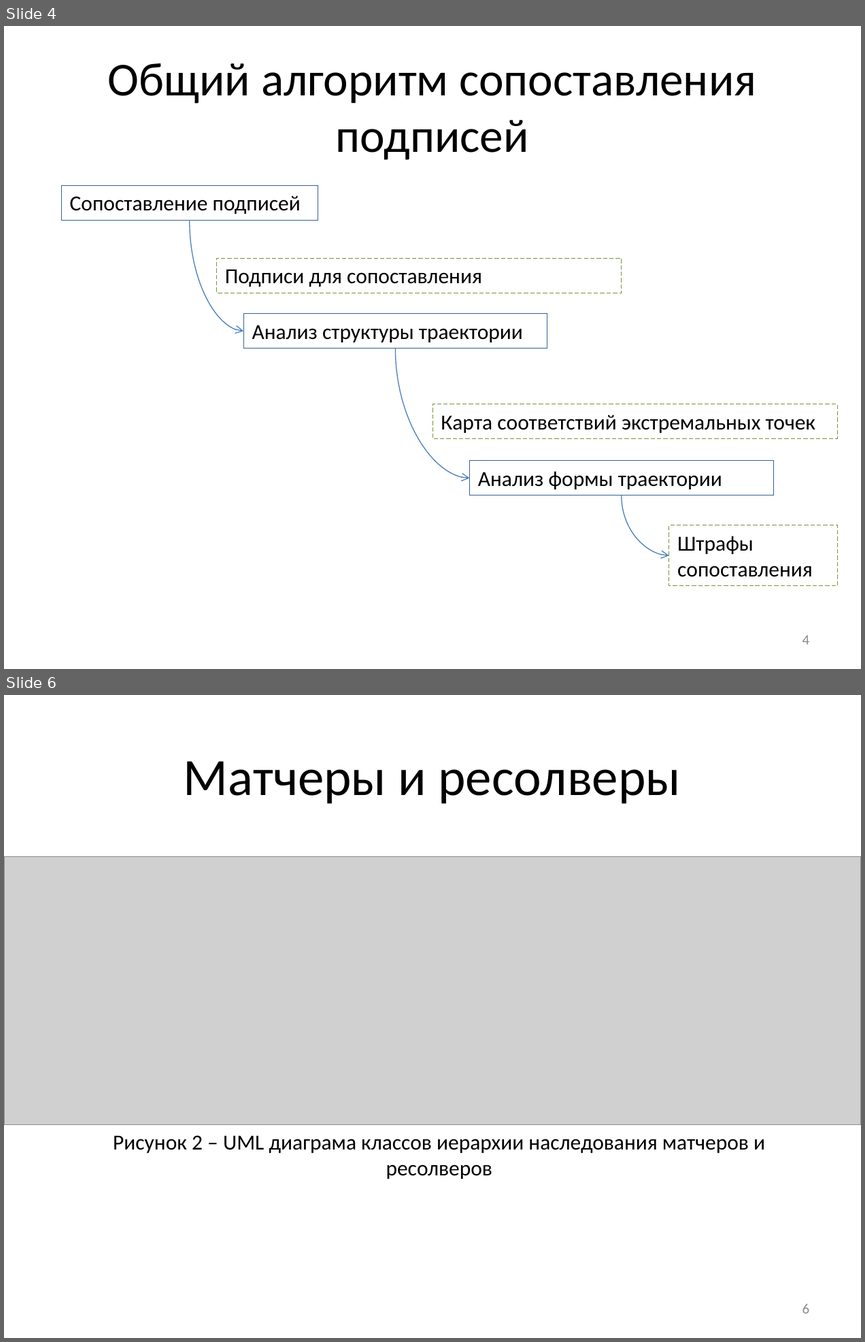
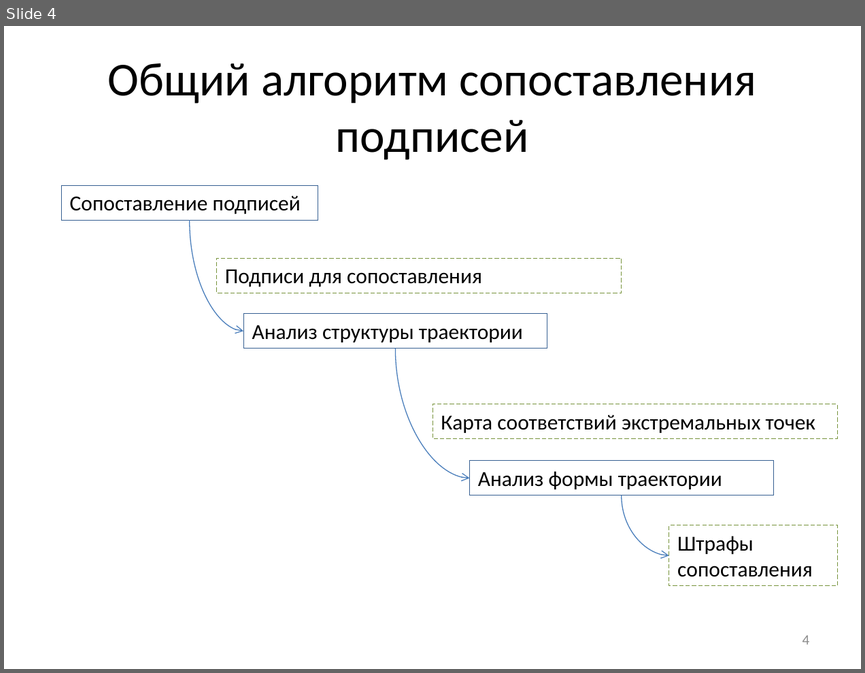
Before and after one commit to ilionsd/explanatory_note, a slide deck: Диплом.Презентация.pptx. Shown one above the other, each under a label of ours: slides 4 and 6 before the commit, slide 4 after it; the slides between them are not shown. The pictures are 865x1342 and 865x673 pixels, drawn with LibreOffice and Linux fonts; fonts in the diff are those of the drawing; grey boxes stand for pictures. Boxes give left, top, right and bottom in pixels: in the first picture for what was removed or moved away, otherwise in the second. Text is boxed around its words. In the diff, an @@ line names an element or a change of style, - is before the commit and + after.

```diff
--- a/Диплом.Презентация.pptx
+++ b/Диплом.Презентация.pptx
@@ slide 6 removed at [4,695,861,1338], background #FFFFFF @@
@@ title removed at [184,761,680,804] @@
-Матчеры и ресолверы
@@ picture removed at [4,857,861,1124] @@
@@ text removed at [113,1135,765,1178] @@
-Рисунок 2 – UML диаграма классов иерархии наследования матчеров и ресолверов
@@ page number removed at [802,1304,810,1313] @@
-6
```
Also in this commit, not shown: 4 slides changed, 3 slides added, 1 other slide removed, 8 other files.
